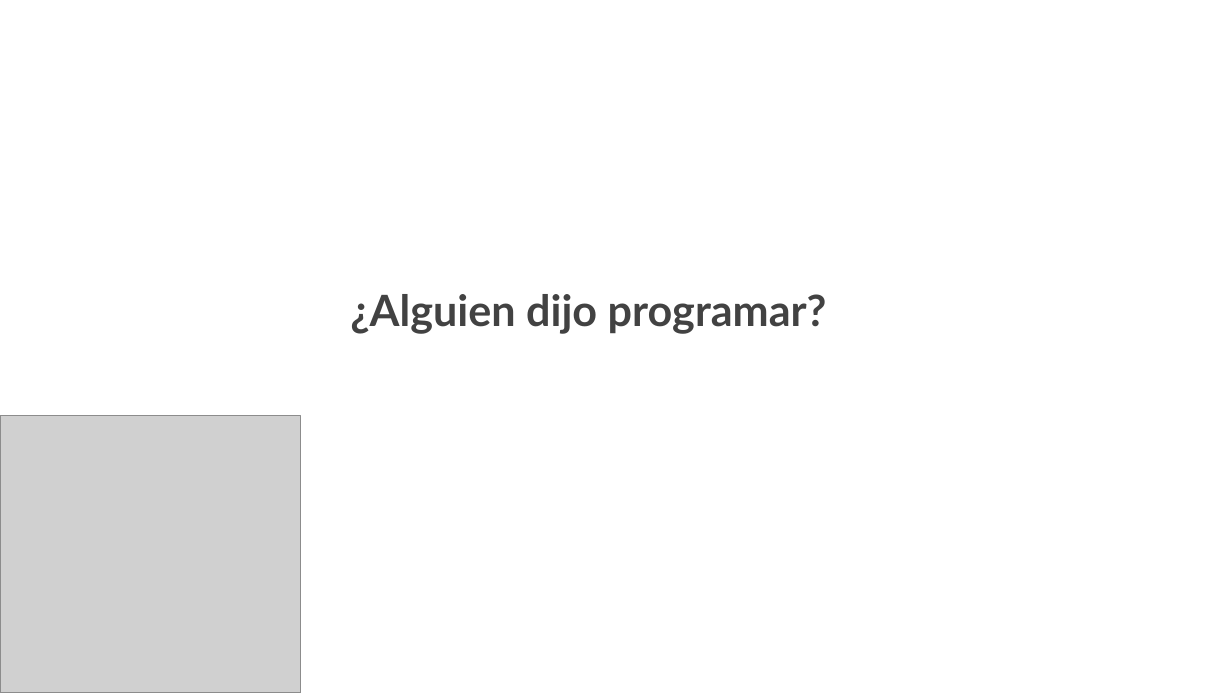
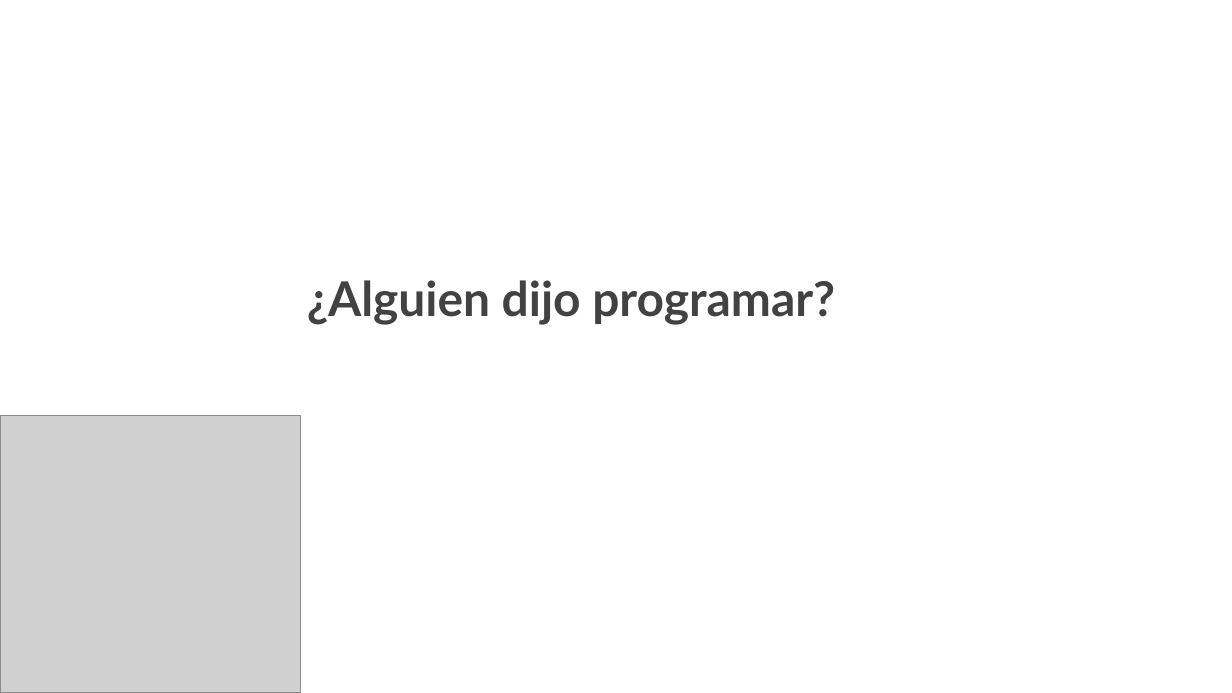
Before and after one commit to Data-Crew/transport-networks-lab, a slide deck: slide 5 of Presentaciones/Introducción al curso.pptx. Drawn at 1232x693 pixels with LibreOffice and Linux fonts; fonts in the diff are those of the drawing; grey boxes stand for pictures. Boxes give left, top, right and bottom in pixels: in the first picture for what was removed or moved away, otherwise in the second. Text is boxed around its words. In the diff, an @@ line names an element or a change of style, - is before the commit and + after.

```diff
--- a/Presentaciones/Introducción al curso.pptx
+++ b/Presentaciones/Introducción al curso.pptx
@@ title "¿Alguien dijo programar?": place and size @@
-title "¿Alguien dijo programar?" at (350, 294, 827, 334)
+title "¿Alguien dijo programar?" at (307, 280, 835, 325)
@@ title "¿Alguien dijo programar?" at (307, 280, 835, 325): size 25.2 to 28 pt @@
```
Also in this commit, not shown: 8 other slides changed, 5 slides added, 1 slide removed, 7 other files.
